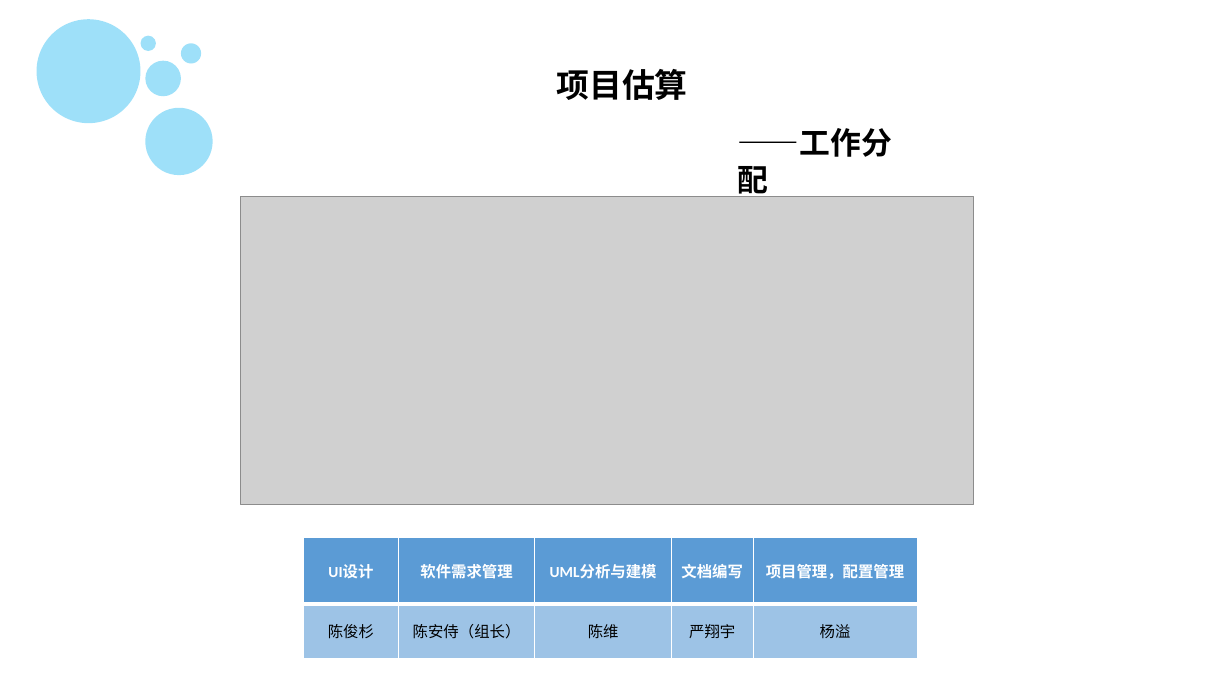
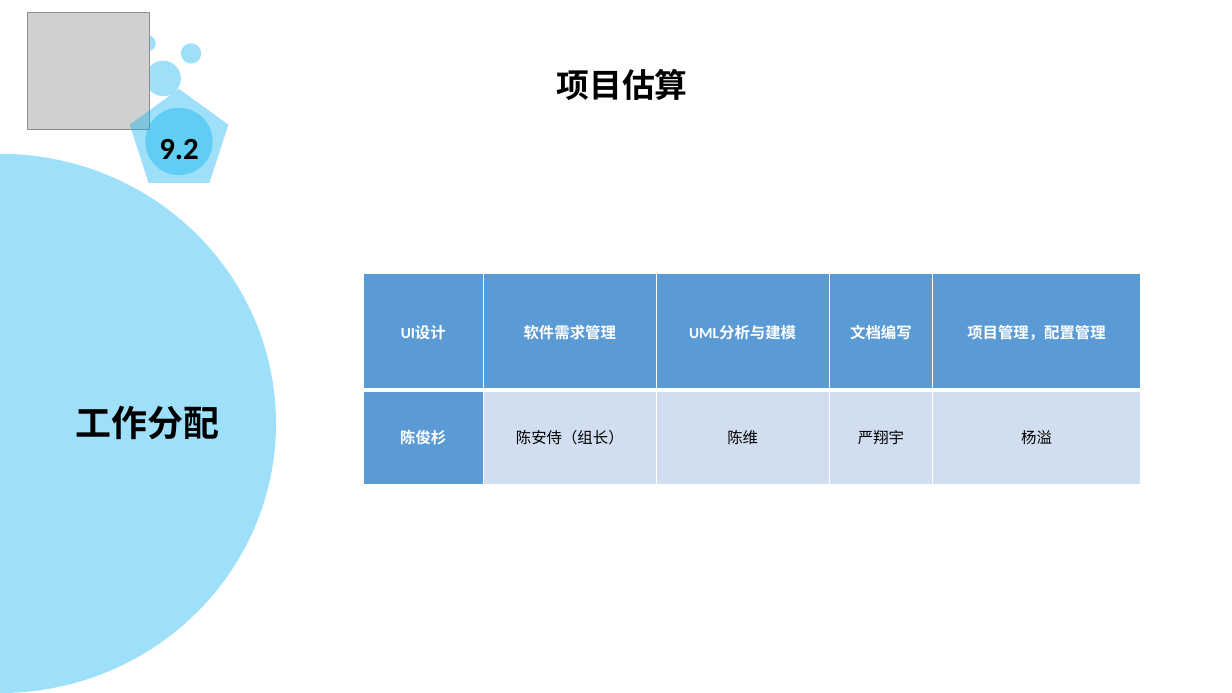
Before and after one commit to PRD2018-G13/PRD2018-G13-TeamProject, a slide deck: slide 63 of PRD2018-G13组项目/软件工程系列课程教学辅助网站/受控文档/分析设计/PRD2018-G13-项目里程碑.pptx (slide 25 before the commit). Drawn at 1232x693 pixels with LibreOffice and Linux fonts; fonts in the diff are those of the drawing; grey boxes stand for pictures; background and template pictures are left out. Boxes give left, top, right and bottom in pixels: in the first picture for what was removed or moved away, otherwise in the second. Text is boxed around its words. In the diff, an @@ line names an element or a change of style, - is before the commit and + after.

```diff
--- a/PRD2018-G13组项目/软件工程系列课程教学辅助网站/受控文档/分析设计/PRD2018-G13-项目里程碑.pptx
+++ b/PRD2018-G13组项目/软件工程系列课程教学辅助网站/受控文档/分析设计/PRD2018-G13-项目里程碑.pptx
@@ picture added at (28, 12, 149, 128) @@
@@ ellipse removed at (37, 19, 140, 123) @@
@@ pentagon added at (129, 89, 228, 183), fill #00B0F0 at 38% opacity, 24 pt, text #000000, bold @@
+9.2
@@ pie slice (boxed as its full ellipse) added at (0, 153, 275, 693), fill #00B0F0 at 38% opacity @@
@@ picture removed at (240, 197, 974, 505) @@
@@ table at (363, 274, 1141, 484) @@
@@ fill #9DC3E6 to #5B9BD5 in row 2, column 1 @@
@@ fill #9DC3E6 to #D2DEEF in 4 cells @@
@@ text colour #000000 to #FFFFFF, bold on in "陈俊杉" @@
@@ table: place and size @@
-table at (303, 537, 918, 658)
+table at (363, 274, 1141, 484)
@@ text at (76, 405, 220, 440): text changed; size 24 to 28 pt @@
-——工作分配
+工作分配
```
Also in this commit, not shown: 23 other slides changed, 49 slides added, 15 slides removed, 2 other files.
